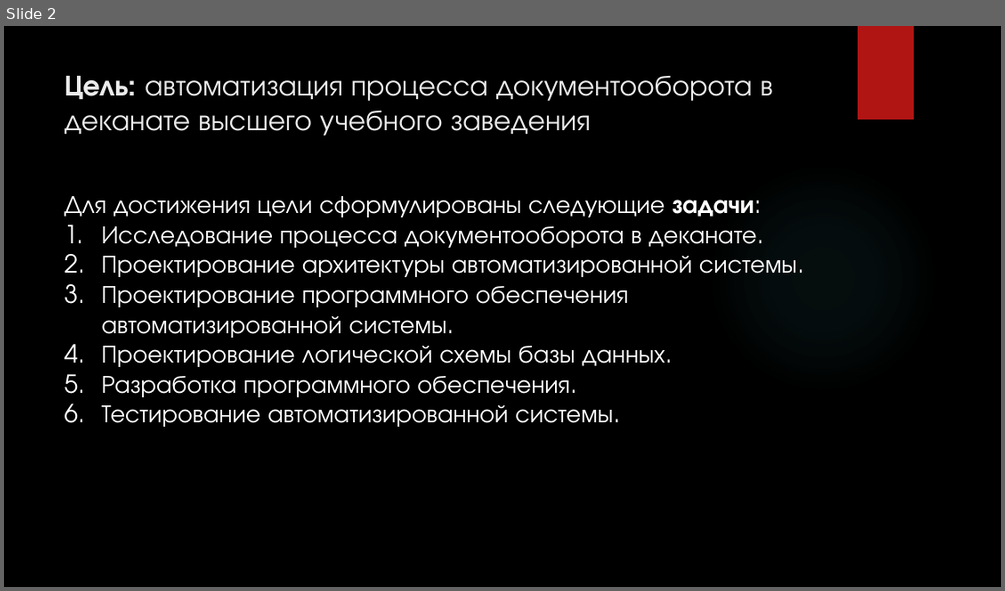
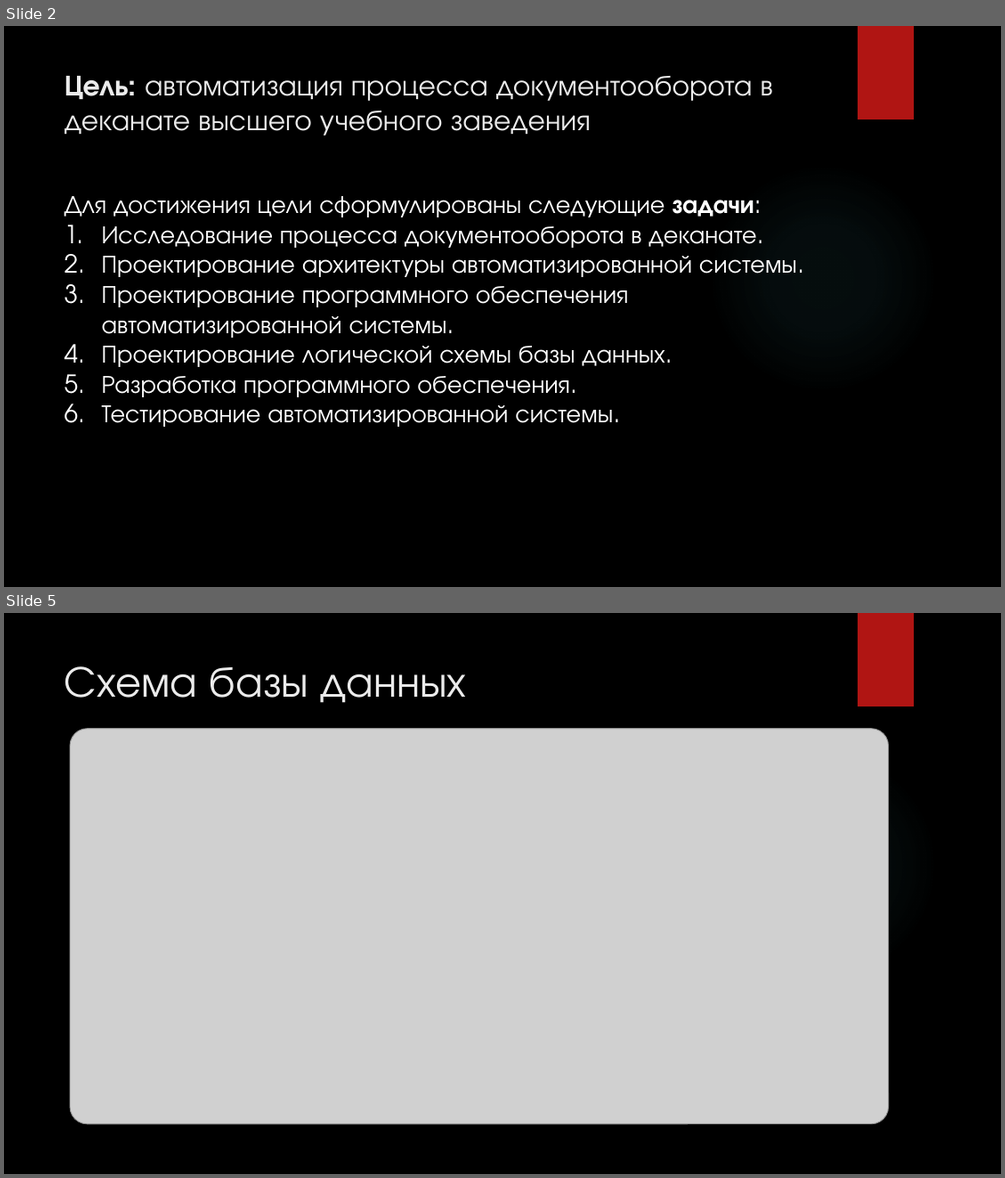
Before and after one commit to KoTDusic/diplom, a slide deck: документация/Пояснительная записка/презентация.pptx. Shown one above the other, each under a label of ours: slide 2 before the commit, slides 2 and 5 after it; the slides between them are not shown. The pictures are 1005x591 and 1005x1178 pixels, drawn with LibreOffice and Linux fonts; fonts in the diff are those of the drawing; grey boxes stand for pictures; background and template pictures are left out. Boxes give left, top, right and bottom in pixels: in the first picture for what was removed or moved away, otherwise in the second. Text is boxed around its words. In the diff, an @@ line names an element or a change of style, - is before the commit and + after.

```diff
--- a/документация/Пояснительная записка/презентация.pptx
+++ b/документация/Пояснительная записка/презентация.pptx
@@ slide 5 added at <box>4,613,1001,1174</box>, background picture (left out); not listed: 2 template elements that a slide beside it also shows @@
@@ title added at <box>65,666,466,703</box>, 42 pt, text #EBEBEB @@
+Схема базы данных
@@ picture added at <box>70,728,889,1124</box> @@
```
Also in this commit, not shown: 1 slide changed, 9 other slides added, 32 other files.
